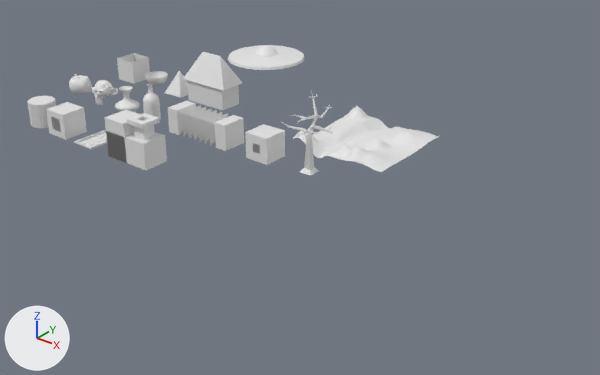
What one commit did to the Blender file Assignment 2/Assignment 2.blend.
Rendered twice from a 50 mm camera at (57.4, -32.6, 24.3) aimed at (23.8, 9.5, -1.8). Every picture has the same lights, and +X, +Y and +Z are marked at lower left.

The older version as bpy lines, for what is in view:
```python
me_cube_002 = bpy.data.meshes.new('Cube.002')
me_cube_002.from_pydata(...)  # a box spanning x -1.0..1.0, y -1.0..1.0, z -1.0..1.0
me_cylinder_002 = bpy.data.meshes.new('Cylinder.002')
me_cylinder_002.from_pydata(...)  # 192 vertices, 162 faces; spans x -1.06..1.06, y -1.06..1.06, z -1.0..1.0
me_sphere_001 = bpy.data.meshes.new('Sphere.001')
me_sphere_001.from_pydata(...)  # 482 vertices, 512 faces; spans x -3.0..3.0, y -3.0..3.0, z 0.0..1.0
ob_cube_002 = bpy.data.objects.new('Cube.002', me_cube_002)
ob_cube_002.location = (10.0, 15.0, 1.0)
ob_cube_002.scale = (2.0, 1.0, 1.0)
ob_cylinder_002 = bpy.data.objects.new('Cylinder.002', me_cylinder_002)
ob_cylinder_002.location = (3.0, 3.0, 1.0)
ob_sphere_001 = bpy.data.objects.new('Sphere.001', me_sphere_001)
ob_sphere_001.location = (16.0, 15.0, 5.0)
# also in view: 'Plane' at (25.0, 16.0, 0.3); 'Cube.003' at (10.0, 15.0, 3.1); 'Cube' at (0.0, 15.0, 1.0); 'Sphere.002' at (0.0, 9.0, 1.2); 'Cube.007' at (14.0, 3.0, 1.7)
```
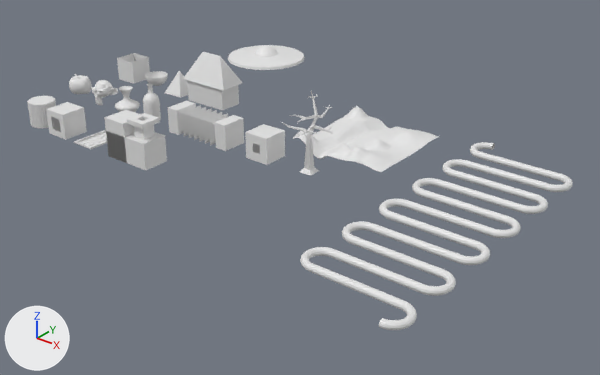
The newer file is also turned or shifted as a whole; pictures and numbers use the older file's frame.

Location of each change, [x1, y1, x2, y2] in pixels of the pictures (600 x 375 px):
'Torus', added
    after: [300, 142, 573, 330]

Diff of the bpy script that builds the scene:
```diff
--- a/Assignment 2/Assignment 2.blend.py
+++ b/Assignment 2/Assignment 2.blend.py
@@ me_torus @@
+me_torus.from_pydata(...)  # 3600 vertices, 3588 faces; spans x -4.2..4.3, y -13.2..11.2, z -0.2..0.2
@@ ob_torus @@
+ob_torus = bpy.data.objects.new('Torus', me_torus)
+ob_torus.location = (36.0, 10.0, 0.0)
```
